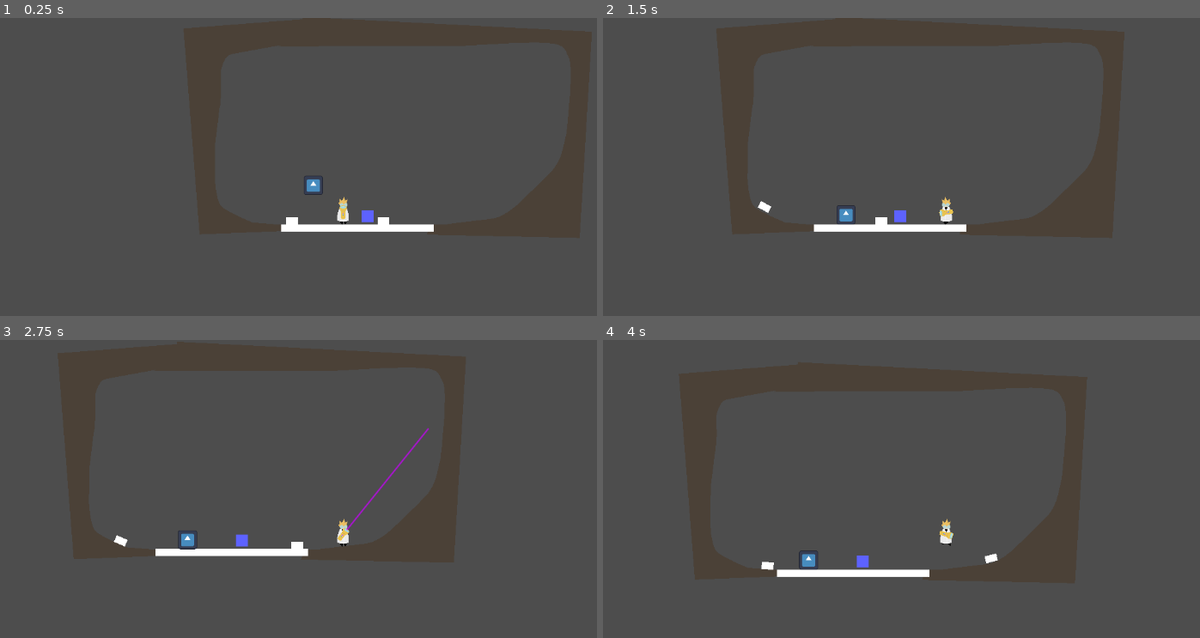
Above: before the commit, frames 1-4 (two rows, left to right).
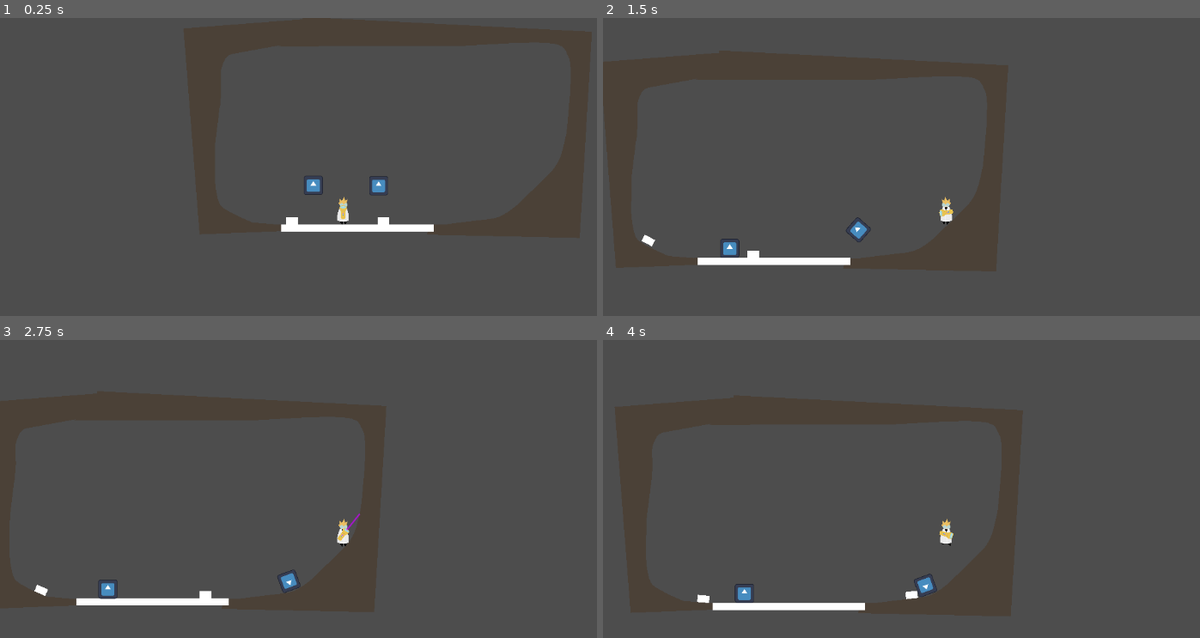
Above: after the commit, the same moments.

Repository: rafesholler/GMTK-2024
Game: Godot game, scene res://levels/test.tscn
Two runs of this game, one before a commit and one after it. Both use one fixed random seed, a clock stepped at 60 frames per second and the inputs below. This scene is started directly instead of the project's main scene. The engine's default icon, where the game draws it, is replaced by a stand-in: a white triangle on a blue panel in a dark square.
Inputs (mouse positions are in pixels of both pictures, inside the frame that each line leads up to):
- Up to frame 1 (0.25 s): no input
- Up to frame 2 (1.5 s): tap Enter (ui_accept) at 0.5 s; move the mouse to (1098, 190) at 0.52 s; hold D (Right) 0.53-1.28 s; hold F (Pick_Place, bound only after the commit) 0.53-1.28 s; click (1098, 190) at 0.67 s; tap Space (Jump) at 0.77 s; move the mouse to (805, 229) at 1.27 s; hold S from 1.28 s (still down); tap E (Enlarge) at 1.35 s; click (805, 229) at 1.42 s
- Up to frame 3 (2.75 s): tap Space (Jump) at 1.52 s; tap F (Pick_Place, bound only after the commit) at 1.55, 2.3 s; move the mouse to (411, 447) at 2.02 s; release S at 2.03 s; hold D (Right) from 2.03 s (still down); hold Q (Shrink) from 2.03 s (still down); click (411, 447) at 2.17 s
- Up to frame 4 (4 s): move the mouse to (913, 611) at 2.77 s; release D (Right) at 2.78 s; release Q (Shrink) at 2.78 s; hold W 2.78-3.53 s; tap F (Pick_Place, bound only after the commit) at 2.85 s; click (913, 611) at 2.92 s; tap Space (Jump) at 3.02, 3.77 s; move the mouse to (1152, 590) at 3.52 s; hold A (Left) from 3.53 s (still down); hold F (Pick_Place, bound only after the commit) from 3.53 s (still down); click (1152, 590) at 3.67 s

The runs differ from the first frame. In frame 1, 0.2% of the frame differs, in the area x 60-65%, y 53-69%; in frame 2, 1.9%; in frame 3, 2.1%, in the area x 5-72%, y 29-90%; in frame 4, 2.0%.

Commit message:
Add pocketed items and anthill base

Diff:
--- a/Scenes and Scripts/Objects/ant_switch.gd
+++ b/Scenes and Scripts/Objects/ant_switch.gd
@@ -1,6 +1,8 @@
 extends Area2D
 
 @export var one_shot := true
+@export var off_texture : Texture2D
+@export var on_texture : Texture2D
 var activated = false
 
 signal triggered
@@ -19,4 +21,8 @@
 	if body is Ant:
 		if not activated or not one_shot:
 			triggered.emit()
-			activated = true
+			activated = !activated
+			if activated:
+				$Sprite2D.texture = on_texture
+			else:
+				$Sprite2D.texture = off_texture
--- a/Scenes and Scripts/Objects/ant_switch.tscn
+++ b/Scenes and Scripts/Objects/ant_switch.tscn
@@ -1,9 +1,6 @@
-[gd_scene load_steps=3 format=3 uid="uid://ikgbb6e3pskb"]
+[gd_scene load_steps=2 format=3 uid="uid://ikgbb6e3pskb"]
 
 [ext_resource type="Script" path="res://Scenes and Scripts/Objects/ant_switch.gd" id="1_rdbbg"]
-
-[sub_resource type="RectangleShape2D" id="RectangleShape2D_hk858"]
-size = Vector2(40, 40)
 
 [node name="AntSwitch" type="Area2D"]
 collision_layer = 32
@@ -11,13 +8,7 @@
 script = ExtResource("1_rdbbg")
 
 [node name="CollisionShape2D" type="CollisionShape2D" parent="."]
-shape = SubResource("RectangleShape2D_hk858")
 
-[node name="ColorRect" type="ColorRect" parent="."]
-offset_left = -20.0
-offset_top = -20.0
-offset_right = 20.0
-offset_bottom = 20.0
-color = Color(0.364706, 0.384314, 1, 1)
+[node name="Sprite2D" type="Sprite2D" parent="."]
 
 [connection signal="body_entered" from="." to="." method="_on_body_entered"]
--- a/Testing/Scenes and Scripts/object.gd
+++ b/Testing/Scenes and Scripts/object.gd
@@ -1,4 +1,5 @@
 extends RigidBody2D
+class_name Scalable
 
 @export var shrink_limit = .3
 @export var enlarge_limit = .5
@@ -6,18 +7,26 @@
 @export var scale_speed = .1
 @export var revert := false
 @export var revert_timer := 3
+@export var pocketable := false
+@export var pocket_texture : Texture2D
+
 var shrink_scale
 var enlarge_scale
 
 var scaling = false
 var reverting = false
 
+var mouse_hovering = false
+
+var scale_on_ready = true
+
 func _ready() -> void:
-	$Sprite2D.scale = Vector2(base_scale, base_scale)
-	$CollisionShape2D.scale = Vector2(base_scale, base_scale)
-	$Area2D/CollisionShape2D.scale = Vector2(base_scale, base_scale)
 	shrink_scale = base_scale - shrink_limit
 	enlarge_scale = base_scale + enlarge_limit
+	if scale_on_ready:
+		$Sprite2D.scale = Vector2(base_scale, base_scale)
+		$CollisionShape2D.scale = Vector2(base_scale, base_scale)
+		$Area2D/CollisionShape2D.scale = Vector2(base_scale, base_scale)
 
 func _physics_process(delta: float) -> void:
 	mass = $CollisionShape2D.scale.x * 2
@@ -59,6 +68,17 @@
 		else:
 			reverting = false
 
+func _input(event: InputEvent) -> void:
+	if event.is_action_pressed("Pick_Place"):
+		if mouse_hovering and not Global.player_inv and $Sprite2D.scale.x <= shrink_scale:
+			var new_node = duplicate(7)
+			new_node.get_node("CollisionShape2D").scale = $CollisionShape2D.scale
+			new_node.get_node("Sprite2D").scale = $Sprite2D.scale
+			new_node.get_node("Area2D/CollisionShape2D").scale = $Area2D/CollisionShape2D.scale
+			new_node.scale_on_ready = false
+			Global.add_inventory(new_node)
+			queue_free()
+
 func _on_area_2d_area_entered(area: Area2D) -> void:
 	scaling = true
 	reverting = false
@@ -69,3 +89,11 @@
 
 func _on_revert_timer_timeout() -> void:
 	reverting = true
+
+
+func _on_area_2d_mouse_entered() -> void:
+	mouse_hovering = true
+
+
+func _on_area_2d_mouse_exited() -> void:
+	mouse_hovering = false
--- a/Testing/scaleable_object.tscn
+++ b/Testing/scaleable_object.tscn
@@ -49,4 +49,6 @@
 
 [connection signal="area_entered" from="Area2D" to="." method="_on_area_2d_area_entered"]
 [connection signal="area_exited" from="Area2D" to="." method="_on_area_2d_area_exited"]
+[connection signal="mouse_entered" from="Area2D" to="." method="_on_area_2d_mouse_entered"]
+[connection signal="mouse_exited" from="Area2D" to="." method="_on_area_2d_mouse_exited"]
 [connection signal="timeout" from="RevertTimer" to="." method="_on_revert_timer_timeout"]
--- a/characters/player.gd
+++ b/characters/player.gd
@@ -9,12 +9,15 @@
 @export var max_health = 3
 var health = max_health
 
+var inventory : Scalable
+
 var blue_beam = preload("res://Assets/Ray/BlueBeam.png")
 var purple_beam = preload("res://Assets/Ray/PurpleBeam.png")
 
 func _physics_process(delta: float) -> void:
+	inventory = Global.player_inv
+
 	# Handle jump w/ jump cutting and buffer zone.
-
 	if Input.is_action_just_pressed("Jump") and is_on_floor():
 		$JumpCutTimer.start(.2)
 
@@ -95,3 +98,9 @@
 		var c = get_slide_collision(i)
 		if c.get_collider() is RigidBody2D:
 			c.get_collider().apply_central_impulse(-c.get_normal() * push_force)
+
+func _unhandled_input(event: InputEvent) -> void:
+	if event.is_action_pressed("Pick_Place") and inventory:
+		inventory.position = get_global_mouse_position()
+		get_parent().add_child(inventory)
+		Global.remove_inventory()
--- a/global.gd
+++ b/global.gd
@@ -3,6 +3,7 @@
 var ray_mode = "shrink"
 var player_pos = Vector2.ZERO
 var player_vel = Vector2.ZERO
+var player_inv : Scalable
 
 # Called when the node enters the scene tree for the first time.
 func _ready() -> void:
@@ -11,4 +12,10 @@
 
 # Called every frame. 'delta' is the elapsed time since the previous frame.
 func _process(delta: float) -> void:
-	pass
+	print(player_inv)
+
+func add_inventory(object: Scalable) -> void:
+	player_inv = object
+
+func remove_inventory() -> void:
+	player_inv = null
--- /dev/null
+++ b/levels/anthill.tscn
@@ -0,0 +1,23 @@
+[gd_scene load_steps=4 format=3 uid="uid://46ail8swg573"]
+
+[ext_resource type="PackedScene" uid="uid://b41lkefta34sk" path="res://levels/curved_path.tscn" id="1_c3my3"]
+[ext_resource type="PackedScene" uid="uid://ba400k2p67nde" path="res://characters/player.tscn" id="2_d7gk4"]
+
+[sub_resource type="Curve2D" id="Curve2D_bkppm"]
+_data = {
+"points": PackedVector2Array(0, 0, 0, 0, 139, -8, 0, 0, 0, 0, 260, 164, 0, 0, 0, 0, 340, 221, 0, 0, 0, 0, 422, 243, 0, 0, 0, 0, 584, 251)
+}
+point_count = 5
+
+[node name="Anthill" type="Node2D"]
+
+[node name="Paths" type="Node2D" parent="."]
+
+[node name="CurvedPath" parent="Paths" instance=ExtResource("1_c3my3")]
+
+[node name="Path2D" parent="Paths/CurvedPath" index="2"]
+curve = SubResource("Curve2D_bkppm")
+
+[node name="Player" parent="." instance=ExtResource("2_d7gk4")]
+
+[editable path="Paths/CurvedPath"]
--- a/levels/test.tscn
+++ b/levels/test.tscn
@@ -65,10 +65,14 @@
 
 [node name="Object" parent="." instance=ExtResource("4_khk0t")]
 position = Vector2(97, -170)
-revert = true
+pocketable = true
 
 [node name="AntSwitch" parent="." instance=ExtResource("5_mgcb2")]
 position = Vector2(279, -38)
+
+[node name="Object2" parent="." instance=ExtResource("4_khk0t")]
+position = Vector2(316, -169)
+pocketable = true
 
 [editable path="CurvedPath2"]
 [editable path="CurvedPath"]
--- a/project.godot
+++ b/project.godot
@@ -59,6 +59,11 @@
 "events": [Object(InputEventKey,"resource_local_to_scene":false,"resource_name":"","device":-1,"window_id":0,"alt_press …(192 unchanged characters)…
 ]
 }
+Pick_Place={
+"deadzone": 0.5,
+"events": [Object(InputEventKey,"resource_local_to_scene":false,"resource_name":"","device":-1,"window_id":0,"alt_pressed":false,"shift_pressed":false,"ctrl_pressed":false,"meta_pressed":false,"pressed":false,"keycode":0,"physical_keycode":70,"key_label":0,"unicode":102,"location":0,"echo":false,"script":null)
+]
+}
 
 [layer_names]
 
